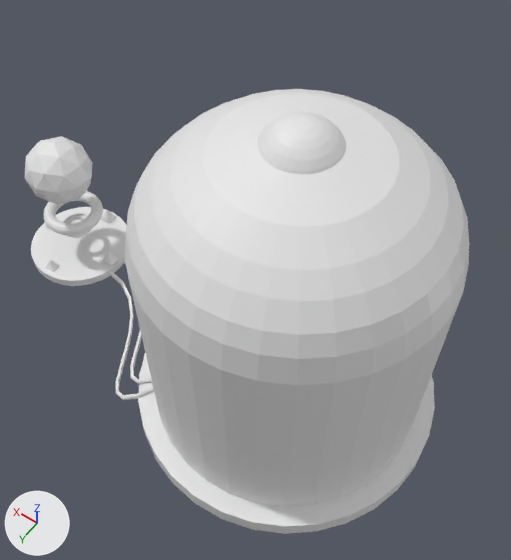
An edit to the Blender file Models/Spin_Device/SPIRAL_device.blend, drawn before and after from the same camera.
Camera for both pictures: a 50 mm lens placed at (-1.65, 2.77, 5.55), pointed at (0.31, 0.04, 1.26). The axes (+X, +Y, +Z) are drawn at lower left. The lights are the same throughout.
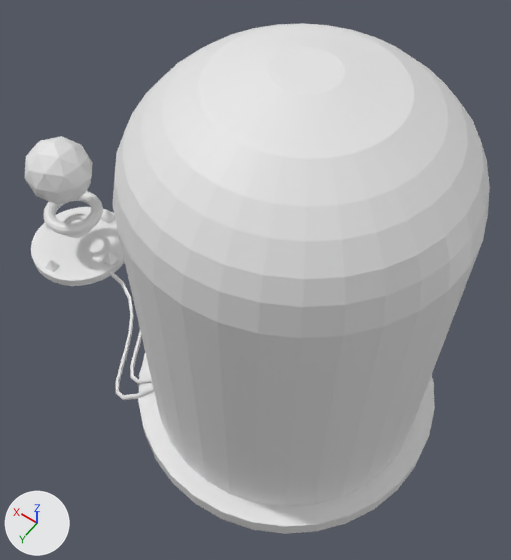
Changed parts and their boxes [x1, y1, x2, y2] in the pictures (511 x 560 px):
'Cylinder.001', reshaped (10% wider, 16% taller): before [124, 89, 469, 507]; after [112, 23, 490, 507]
'Sphere.001', unchanged, covered by the edit: before [257, 111, 346, 174]

What changed in the scene script:
```text
Change me_cylinder_001:
    used by ob_cylinder_001; location = (0.0, 0.0, 1.077); scale = (1.16, 1.16, 1.16)
    remove me_cylinder_001.from_pydata(...)  # 320 vertices, 290 faces; spans x -1.0..1.0, y -1.0..1.0, z -1.0..1.46
    add me_cylinder_001.from_pydata(...)  # 320 vertices, 290 faces; spans x -1.0..1.0, y -1.0..1.0, z -1.0..1.88
    me_cylinder_001 part 1: 285 of 320 vertices moved; they spanned x -1.0..1.0, y -1.0..1.0, z 0.1..1.46 and now span x -1.0..1.0, y -1.0..1.0, z 0.1..1.88; mean shift (0.0, 0.0, 0.39); largest move (0.0, 0.96, 0.93) -> (0.0, 0.96, 1.35)
```
